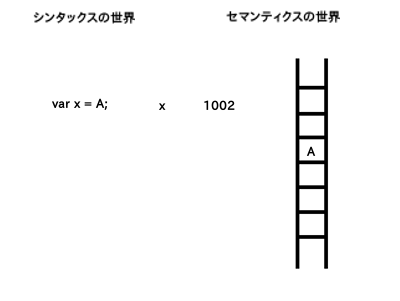
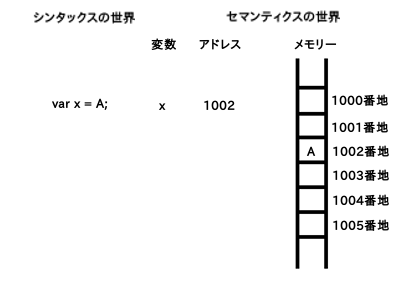
The second 400 × 301 image is a revision of the first. Changes to its layers:
added layer "変数" above "アドレス" over [151, 38, 176, 50]
added layer "アドレス" above "メモリー" over [199, 39, 241, 50]
added layer "メモリー" above "1005番地" over [294, 39, 337, 50]
added layer "1005番地" above "1004番地" over [333, 219, 389, 231]
added layer "1004番地" above "1003番地" over [333, 194, 389, 206]
added layer "1003番地" above "1002番地" over [333, 169, 389, 181]
added layer "1002番地" above "1001番地" over [333, 145, 389, 157]
added layer "1001番地" above "1000番地" over [332, 121, 388, 133]
added layer "1000番地" above "1002" over [332, 94, 388, 106]
